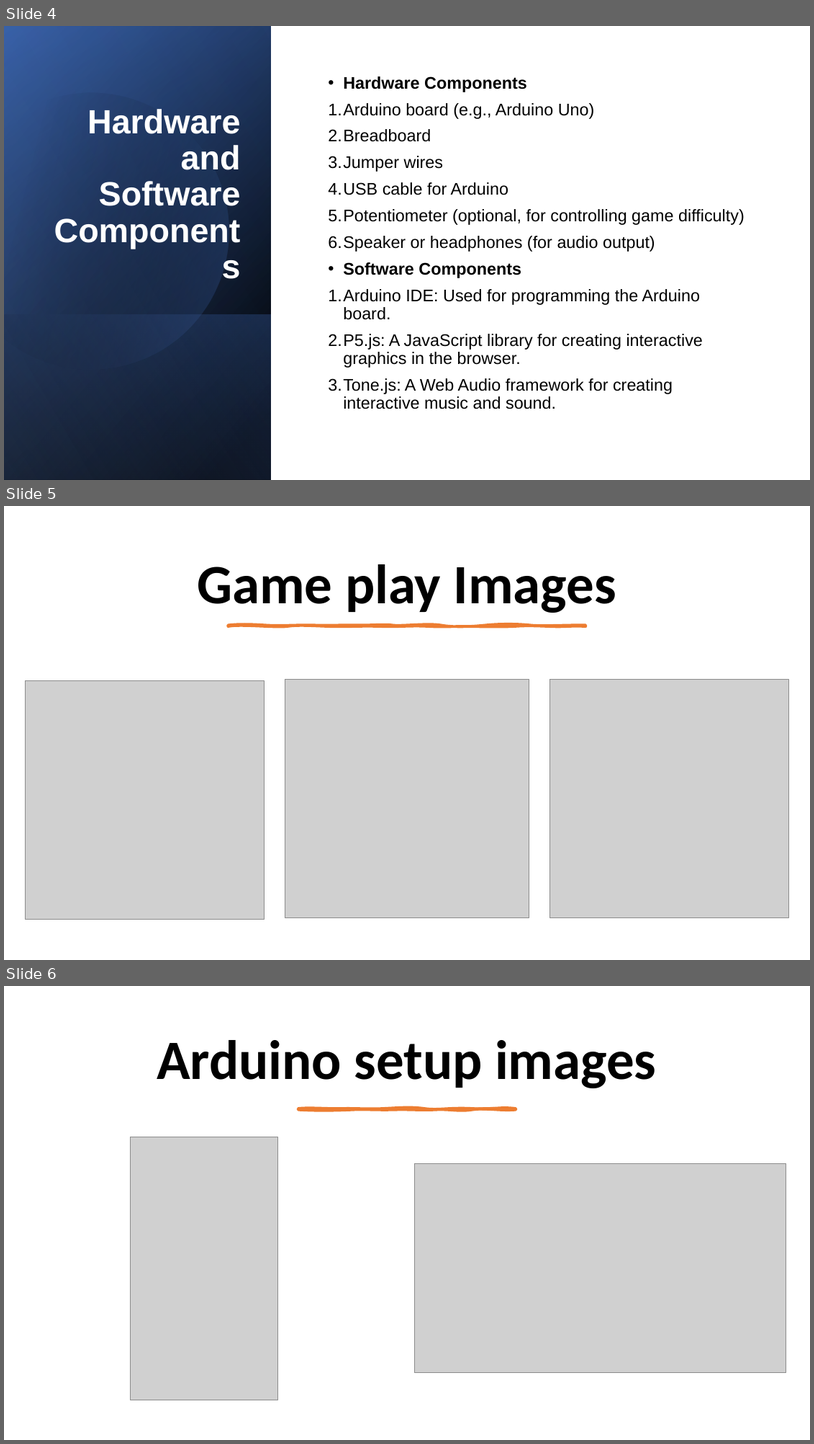
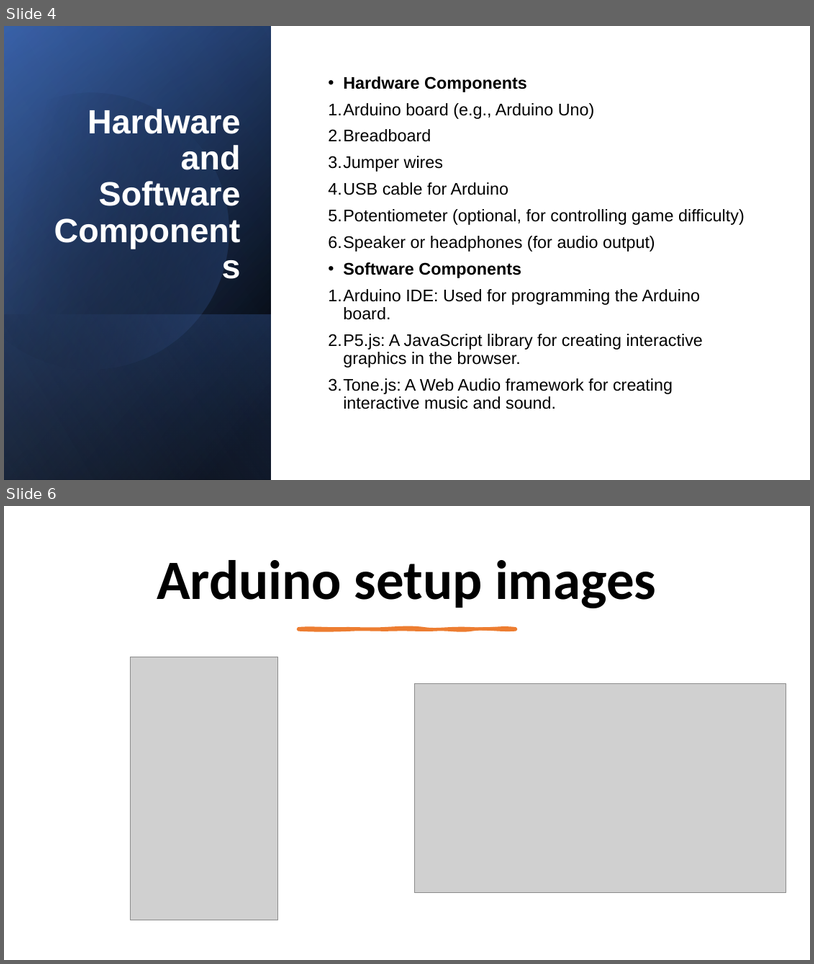
Before and after one commit to APatel19-stack/CSC2463, a slide deck: Final Integration Project Documentation.pptx. Shown one above the other, each under a label of ours: slides 4, 5 and 6 before the commit, slides 4 and 6 after it; the slides between them are not shown. The pictures are 814x1444 and 814x964 pixels, drawn with LibreOffice and Linux fonts; fonts in the diff are those of the drawing; grey boxes stand for pictures. Boxes give left, top, right and bottom in pixels: in the first picture for what was removed or moved away, otherwise in the second. Text is boxed around its words. In the diff, an @@ line names an element or a change of style, - is before the commit and + after.

```diff
--- a/Final Integration Project Documentation.pptx
+++ b/Final Integration Project Documentation.pptx
@@ slide 5 removed at bbox=[4, 506, 810, 960], background #FFFFFF @@
@@ title removed at bbox=[197, 564, 617, 613] @@
-Game play Images
@@ freeform shape removed at bbox=[229, 626, 586, 626] @@
@@ picture removed at bbox=[25, 681, 264, 919] @@
@@ picture removed at bbox=[286, 680, 530, 918] @@
@@ picture removed at bbox=[550, 680, 790, 918] @@
```
Also in this commit, not shown: 1 slide added.
